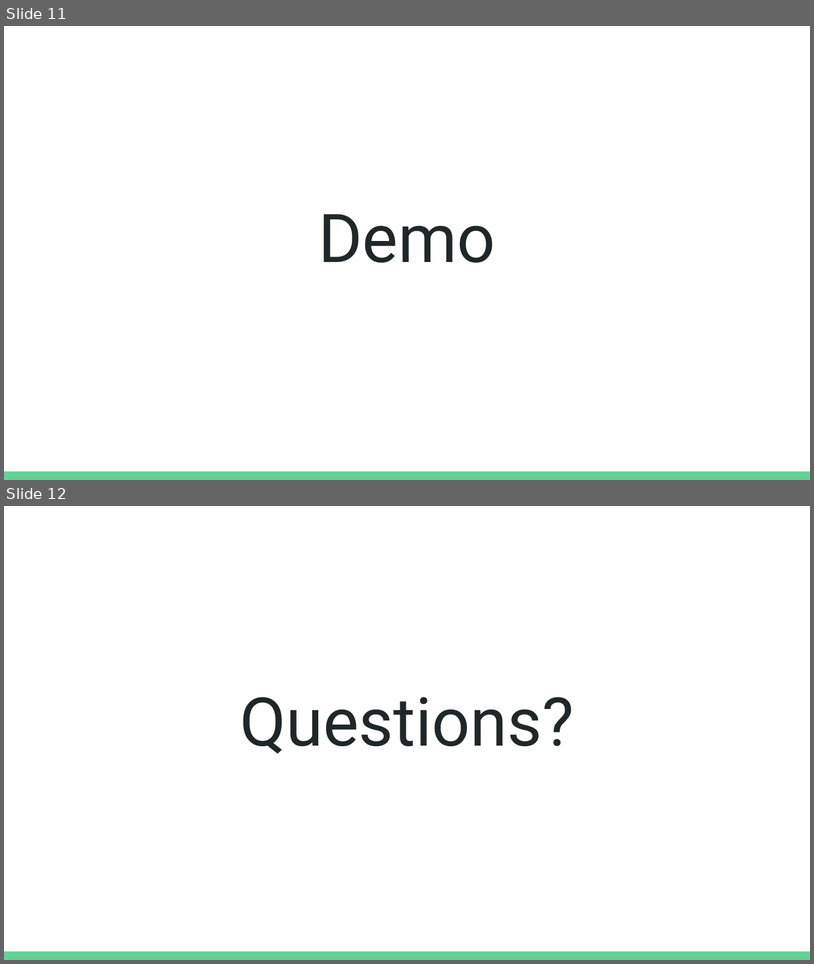
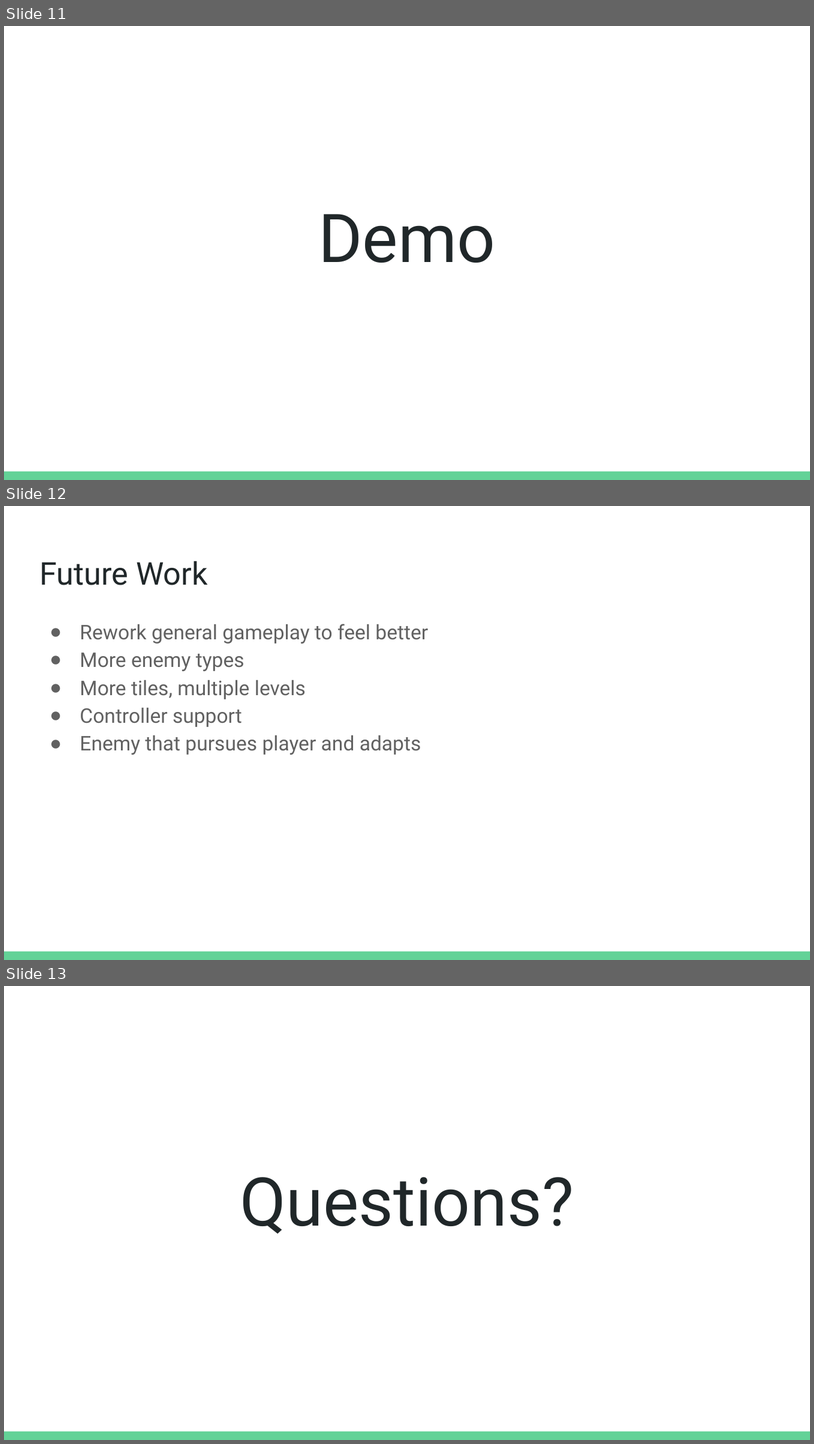
Before and after one commit to tyler94/CIS598, a slide deck: CIS 598 Final Presentation.pptx. Shown one above the other, each under a label of ours: slides 11 and 12 before the commit, slides 11, 12 and 13 after it. The pictures are 814x964 and 814x1444 pixels, drawn with LibreOffice and Linux fonts; fonts in the diff are those of the drawing. Boxes give left, top, right and bottom in pixels: in the first picture for what was removed or moved away, otherwise in the second. Text is boxed around its words. In the diff, an @@ line names an element or a change of style, - is before the commit and + after.

```diff
--- a/CIS 598 Final Presentation.pptx
+++ b/CIS 598 Final Presentation.pptx
@@ slide 12 added at [4,506,810,960], background #FFFFFF; not listed: 1 template element that a slide beside it also shows @@
@@ title added at [39,561,207,585], 28 pt, text #202729 @@
+Future Work
@@ text added at [80,624,428,754], 18 pt, text #616161 @@
+● Rework general gameplay to feel better
+● More enemy types
+● More tiles, multiple levels
+● Controller support
+● Enemy that pursues player and adapts
@@ what was slide 12 is now slide 13 @@
```
Also in this commit, not shown: 36 other files.
